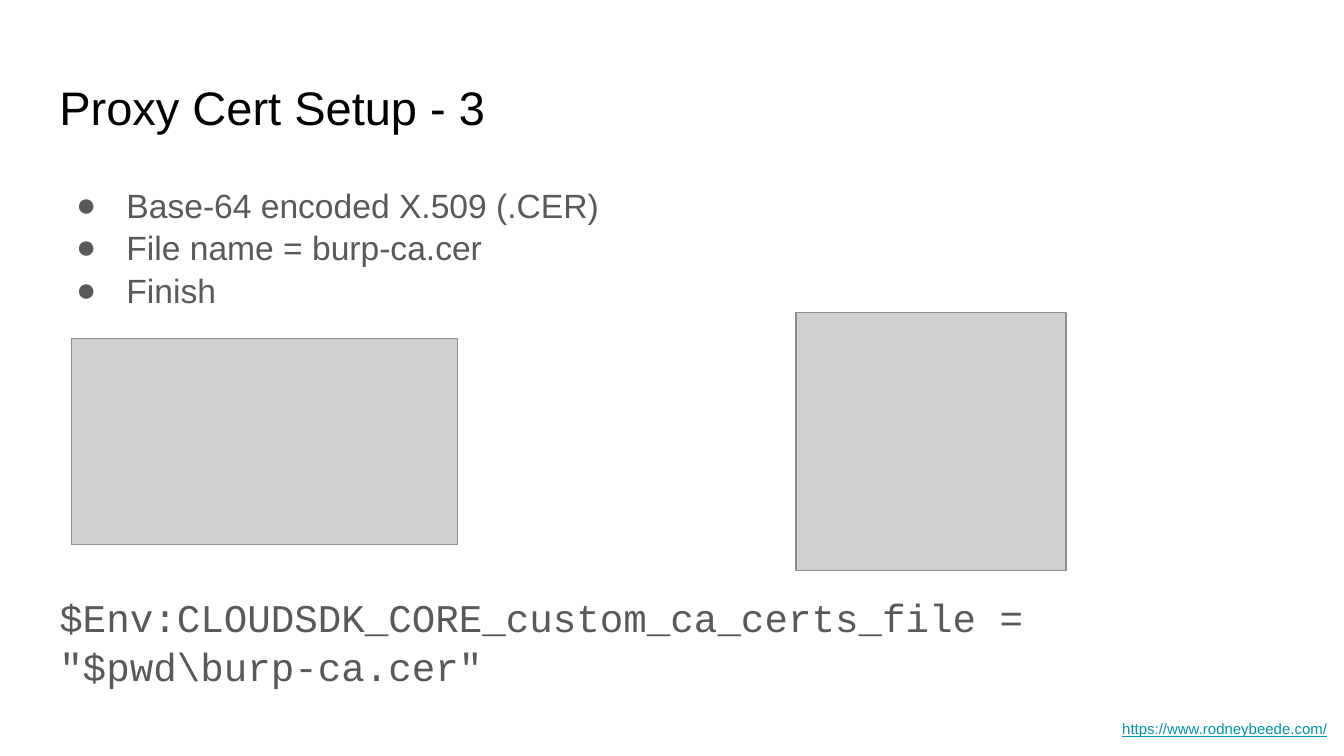
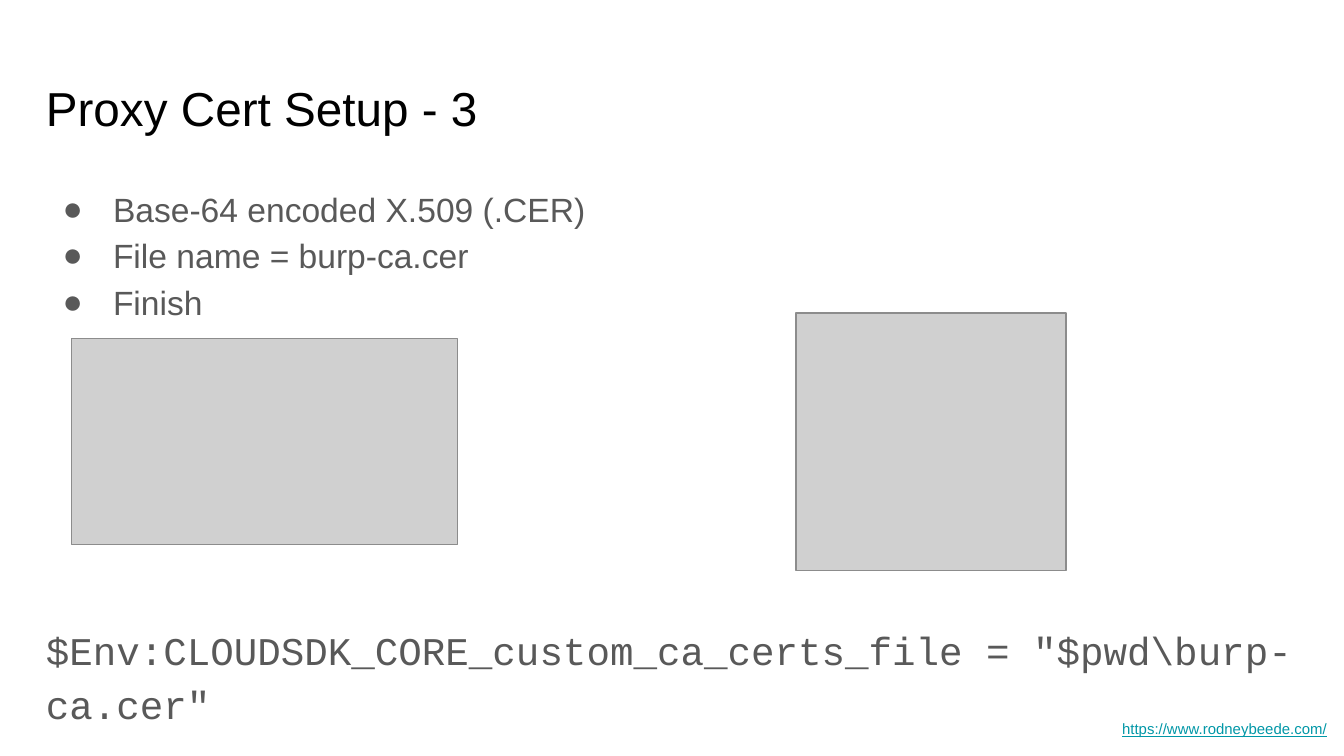
Before and after one commit to rbeede/BSidesSATX2023, a slide deck: slide 48 of Pen-testing Cloud REST APIs - BSidesSATX2023.pptx. Drawn at 1344x756 pixels with LibreOffice and Linux fonts; fonts in the diff are those of the drawing; grey boxes stand for pictures. Boxes give left, top, right and bottom in pixels: in the first picture for what was removed or moved away, otherwise in the second. Text is boxed around its words. In the diff, an @@ line names an element or a change of style, - is before the commit and + after.

```diff
--- a/Pen-testing Cloud REST APIs - BSidesSATX2023.pptx
+++ b/Pen-testing Cloud REST APIs - BSidesSATX2023.pptx
@@ title "Proxy Cert Setup - 3" at <box>46,92,477,135</box>: size 25.2 to 25.5 pt @@
@@ text "Base-64 encoded X.509 (.CER)" at <box>46,197,1292,720</box>: line spacing 1.05 to 1.15 @@
```
Also in this commit, not shown: 50 other slides changed.
